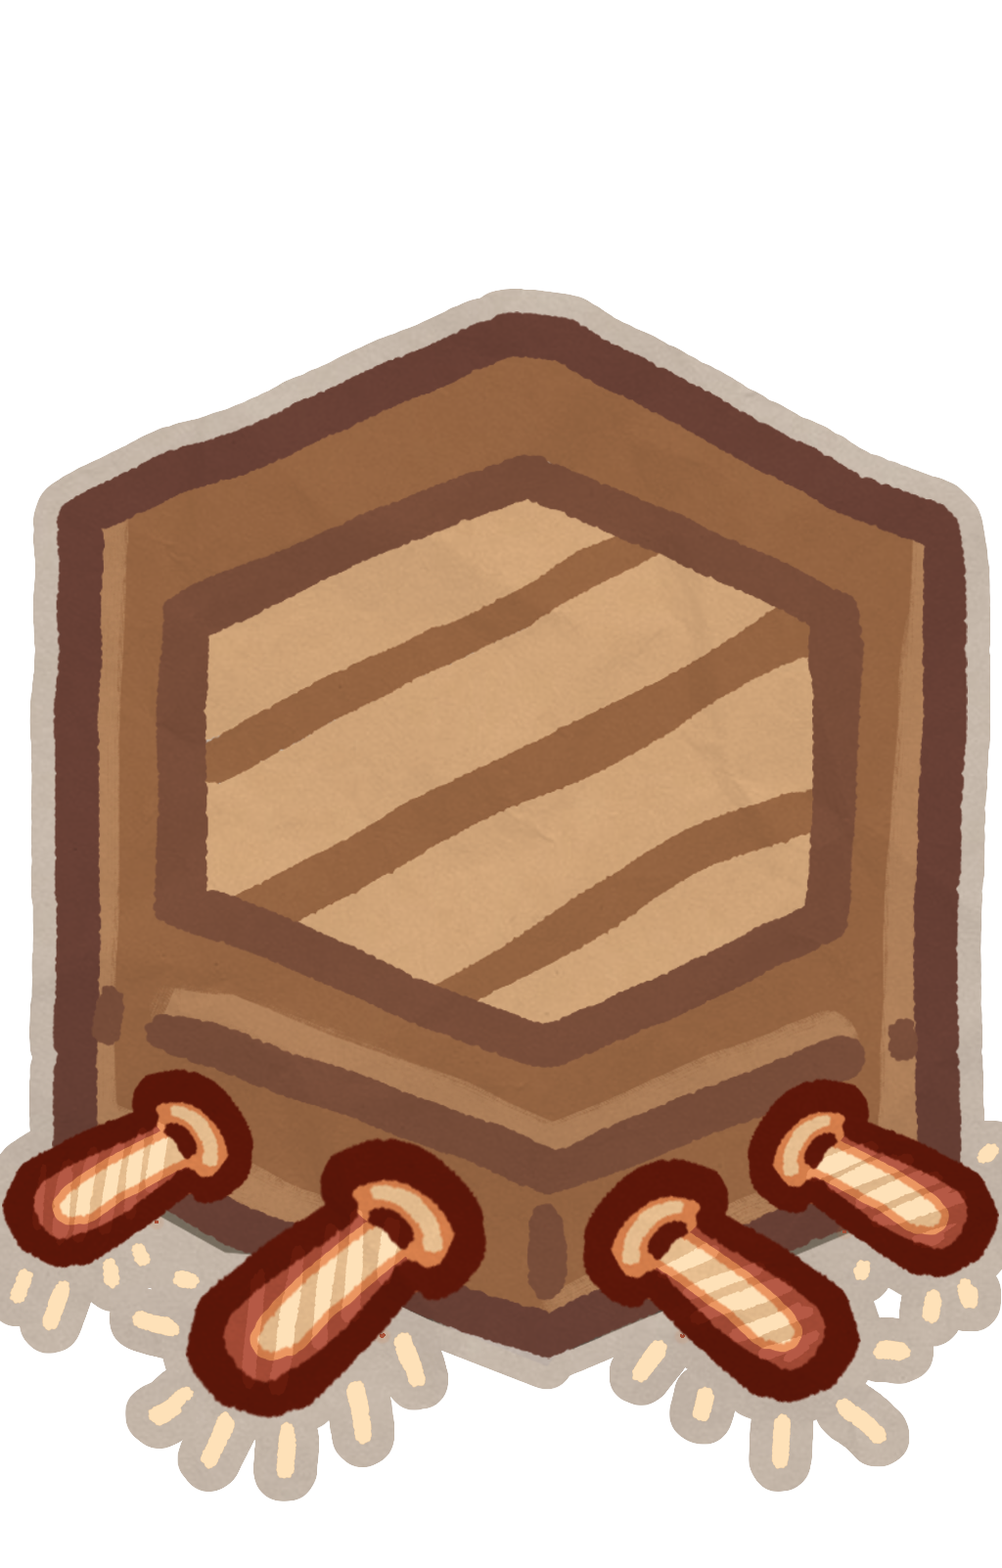
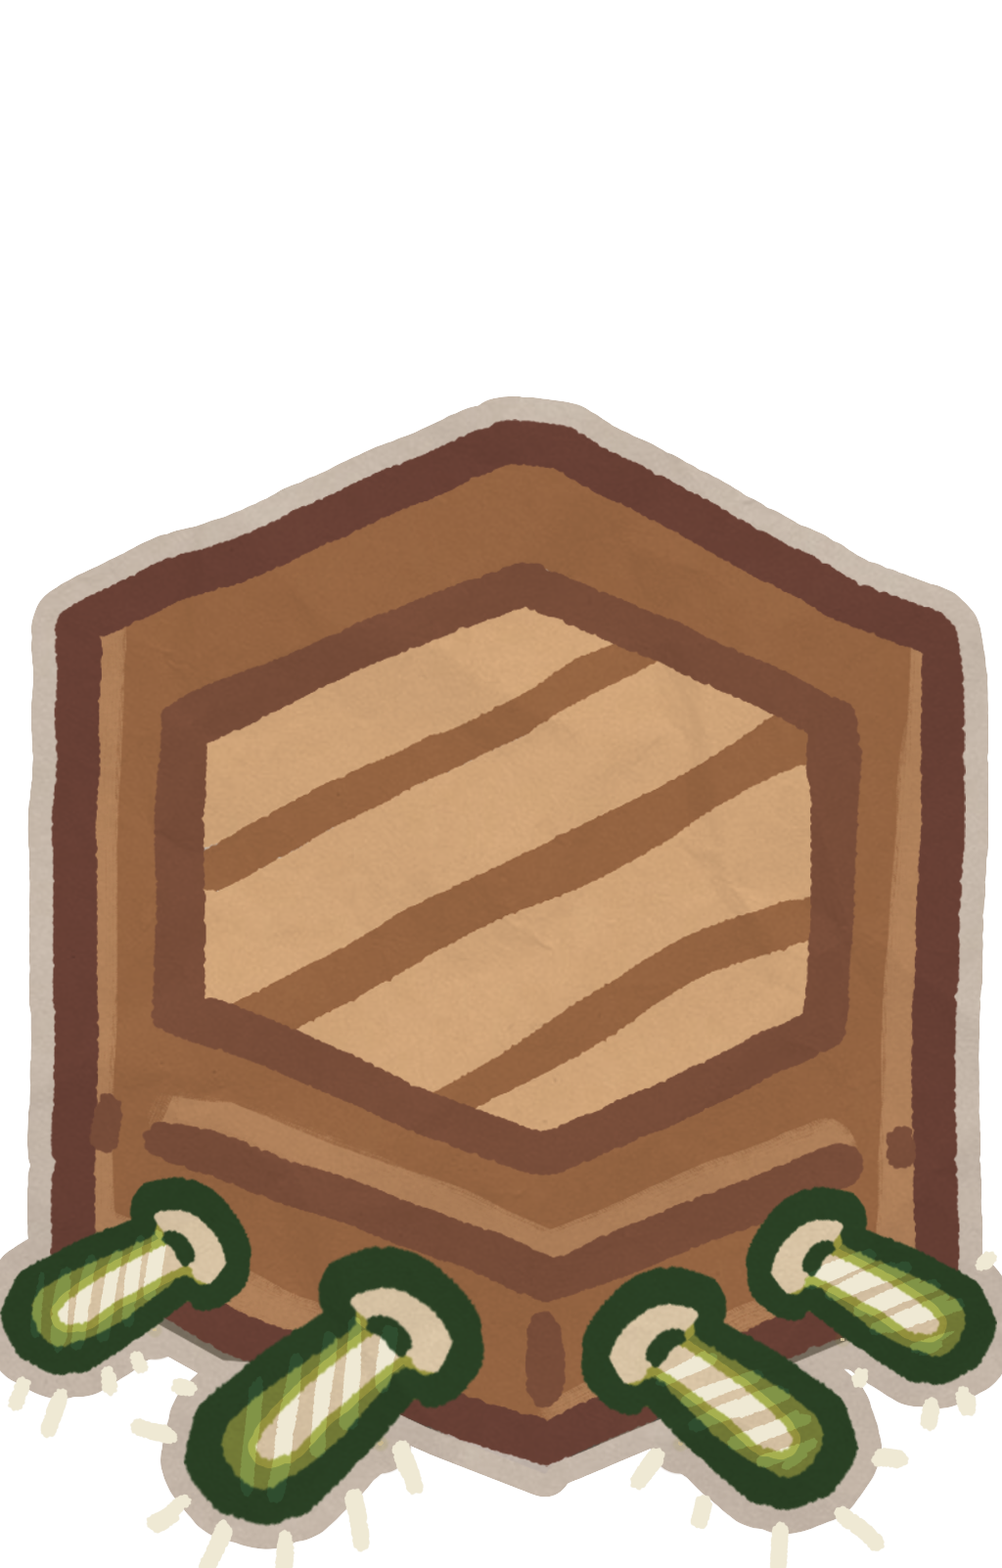
The second 1002x1568 image is a revision of the first. Changes to its layers:
pixels changed over [0, 288, 1002, 1568] (layer not identified)